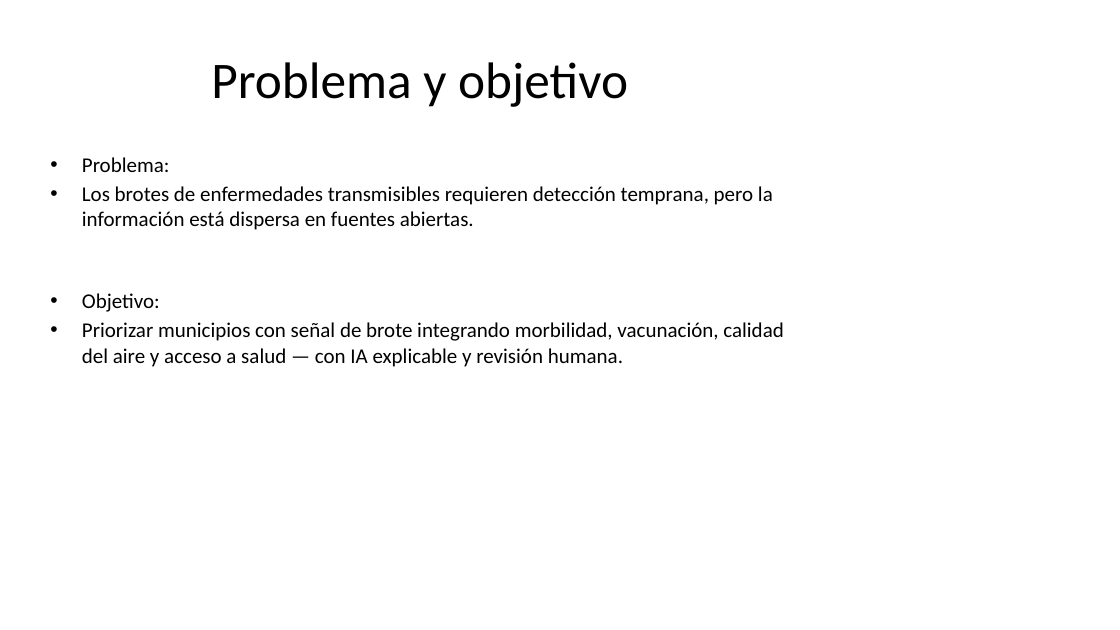
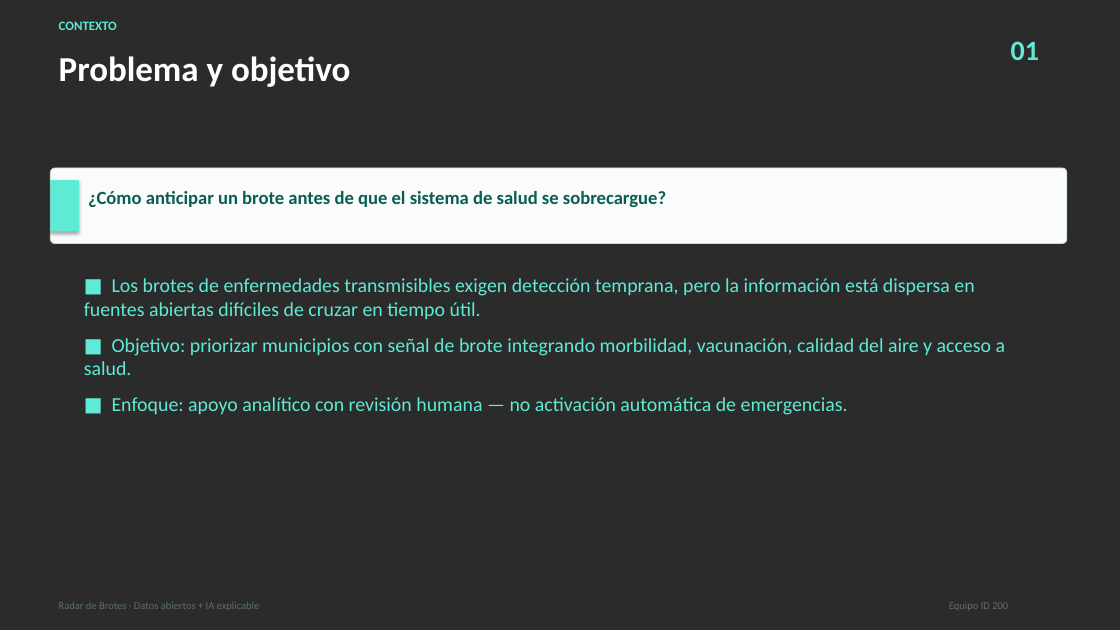
Before and after one commit to luisrapalino/concurso-datos-abiertos-colombia-2026, a slide deck: slide 2 of RECURSOS/Presentacion.pptx. Drawn at 1120x630 pixels with LibreOffice and Linux fonts; fonts in the diff are those of the drawing; background and template pictures are left out; a plain dark background stands for a picture behind light text. Boxes give left, top, right and bottom in pixels: in the first picture for what was removed or moved away, otherwise in the second. Text is boxed around its words. In the diff, an @@ line names an element or a change of style, - is before the commit and + after.

Commit message:
chore(concurso): regenerate presentation assets with professional design
Rebuild the delivery deck, PDF and cover from the redesigned generator
so the material reflects the branded visuals and corrected Spanish copy.

```diff
--- a/RECURSOS/Presentacion.pptx
+++ b/RECURSOS/Presentacion.pptx
@@ background #FFFFFF to picture (left out) @@
@@ text added at (59,21,117,30), 11 pt, text #5EEAD4, bold @@
+CONTEXTO
@@ text "Problema y objetivo": place and size @@
-text "Problema y objetivo" at (211,62,628,107)
+text "Problema y objetivo" at (59,56,350,87)
@@ text "Problema y objetivo" at (59,56,350,87): size 44 to 30 pt, text colour #000000 to #FFFFFF, bold on; alignment centre to left; vertical alignment middle to top @@
@@ text added at (1011,41,1039,60), 24 pt, text #5EEAD4, bold @@
+01
@@ rounded rectangle added at (50,168,1067,244), fill #FAFCFB, outline #C8D9D4 0.75 pt @@
@@ rectangle added at (50,180,79,231), fill #5EEAD4 @@
@@ text added at (88,191,666,207), 16 pt, text #0A5C54, bold @@
+¿Cómo anticipar un brote antes de que el sistema de salud se sobrecargue?
@@ text at (84,278,1006,415): text changed; size 18 to 17 pt; text colour #000000 to #5EEAD4 @@
-• Problema:
-• Los brotes de enfermedades transmisibles requieren detección temprana, pero la información está dispersa en fuentes abiertas.
-• Objetivo:
-• Priorizar municipios con señal de brote integrando morbilidad, vacunación, calidad del aire y acceso a salud — con IA explicable y revisión humana.
+■ Los brotes de enfermedades transmisibles exigen detección temprana, pero la información está dispersa en fuentes abiertas difíciles de cruzar en tiempo útil.
+■ Objetivo: priorizar municipios con señal de brote integrando morbilidad, vacunación, calidad del aire y acceso a salud.
+■ Enfoque: apoyo analítico con revisión humana — no activación automática de emergencias.
@@ text added at (59,602,260,611), 9 pt, text #5C6F6B @@
+Radar de Brotes · Datos abiertos + IA explicable
@@ text added at (949,602,1008,611), 9 pt, text #5C6F6B @@
+Equipo ID 200
```
Also in this commit, not shown: 6 other slides changed, 1 slide added, 1 slide removed, 2 other files.
